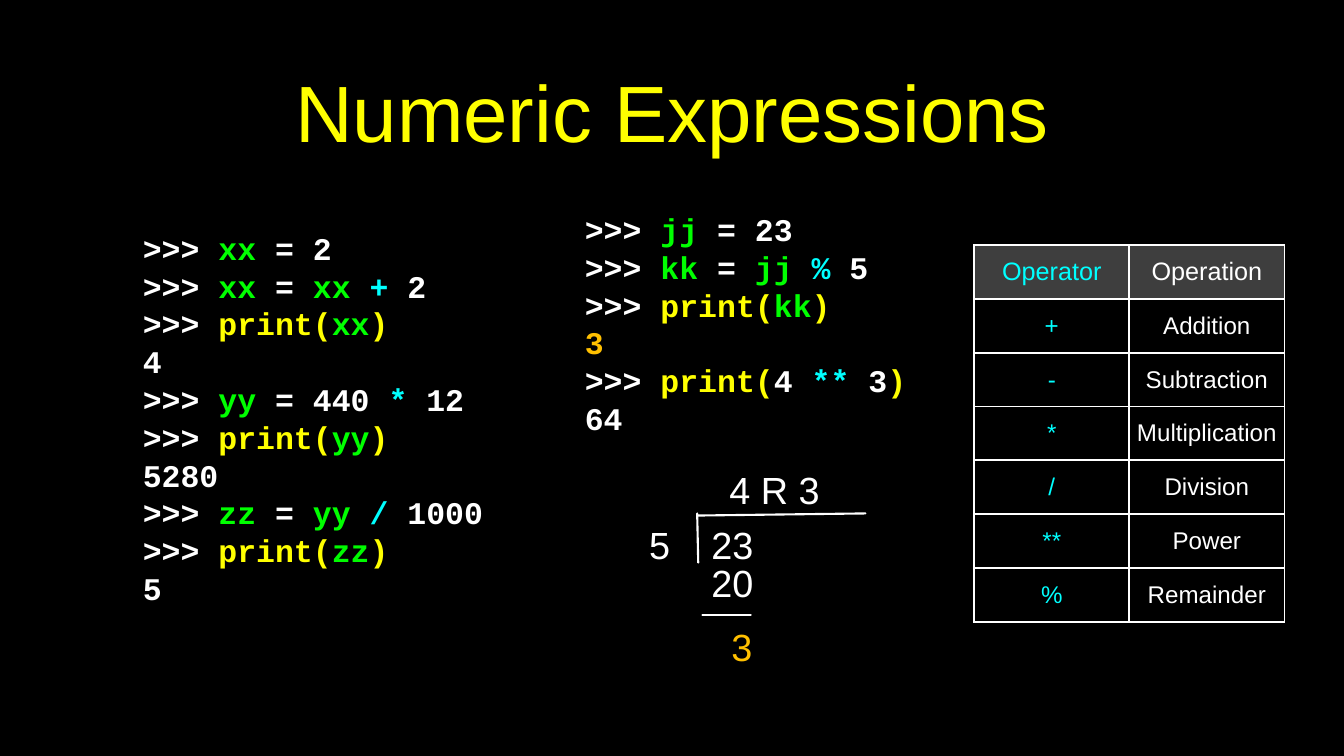
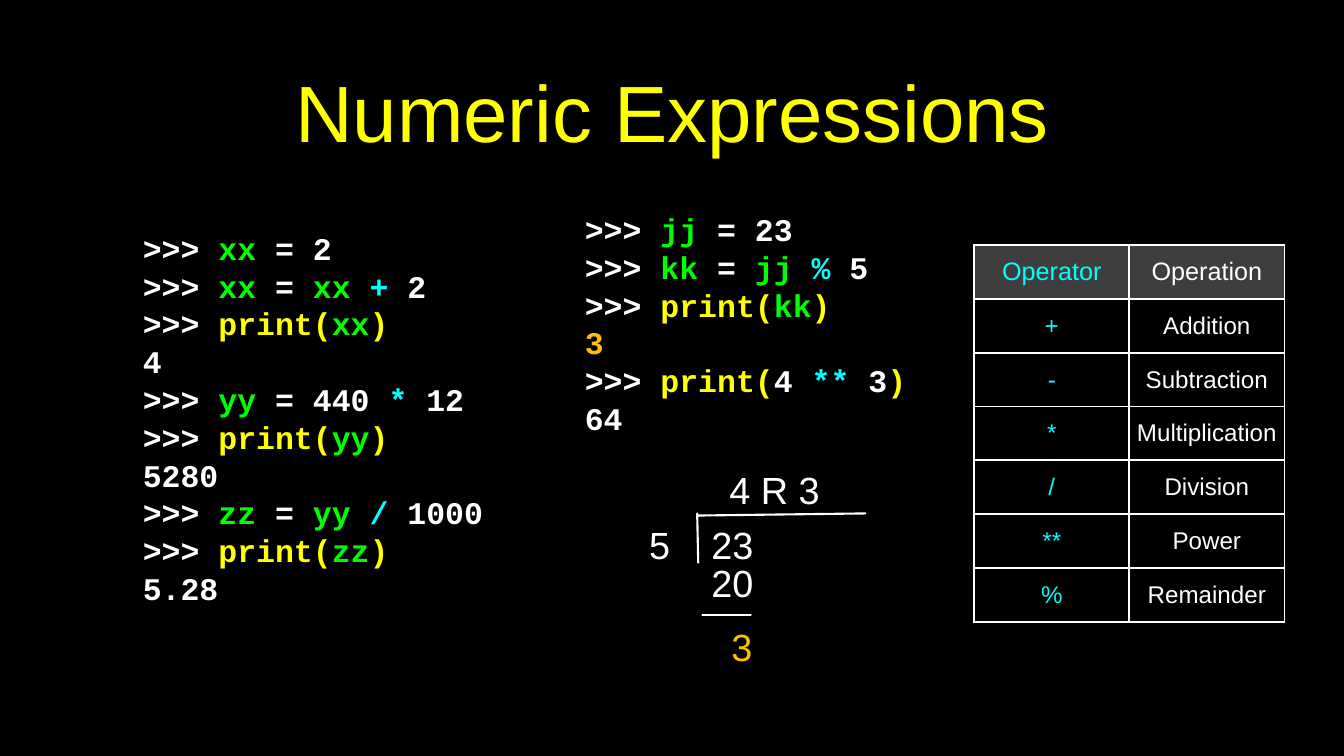
Before and after one commit to csev/py4e, a slide deck: slide 12 of lectures3/Pythonlearn-02-Expressions.pptx. Drawn at 1344x756 pixels with LibreOffice and Linux fonts; fonts in the diff are those of the drawing. Boxes give left, top, right and bottom in pixels: in the first picture for what was removed or moved away, otherwise in the second. Text is boxed around its words. In the diff, an @@ line names an element or a change of style, - is before the commit and + after.

Commit message:
One more Python 3 fail

```diff
--- a/lectures3/Pythonlearn-02-Expressions.pptx
+++ b/lectures3/Pythonlearn-02-Expressions.pptx
@@ text at (143, 579, 219, 601): text changed @@
-5
+5.28
```
